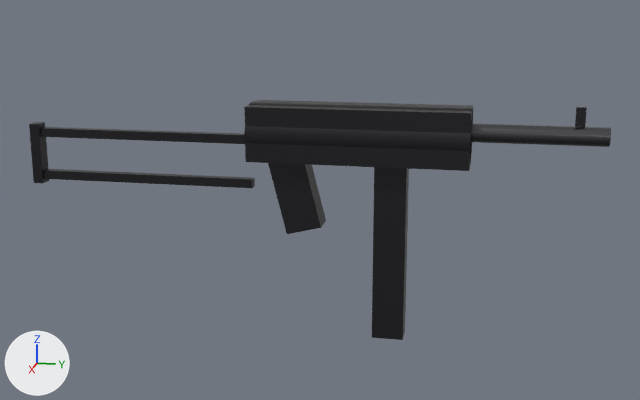
What one commit did to the glTF model assets/models/weapons/m3.glb.
Rendered twice from a 50 mm lens placed at (0.943, 0.205, 0.19), pointed at (-0.004, 0.016, -0.047). The axes (+X, +Y, +Z) are drawn at lower left. The lights are the same throughout. The older version comes first. Vertices at exactly the same position are counted once.

The older version as bpy lines, for what is in view:
```python
mat_metal = principled_material('metal')
mat_metal.base_color = (0.045, 0.045, 0.05)  # dark grey #3c3c3f
mat_metal.metallic = 0.9
mat_metal.roughness = 0.38
me_m3_lod0 = bpy.data.meshes.new('m3_LOD0')
me_m3_lod0.from_pydata(...)  # 96 vertices, 156 faces; spans x -0.033..0.033, y -0.326..0.32, z -0.2..0.065
# faces by material slot: [120, 36]
me_m3_lod0.materials.append(mat_metal)  # dark grey #3c3c3f
me_m3_lod0.materials.append(mat_steel)  # dark grey #5d5d61
ob_m3_lod0 = bpy.data.objects.new('m3_LOD0', me_m3_lod0)
ob_m3_lod0.location = (0.0, 0.0, 0.0)
```
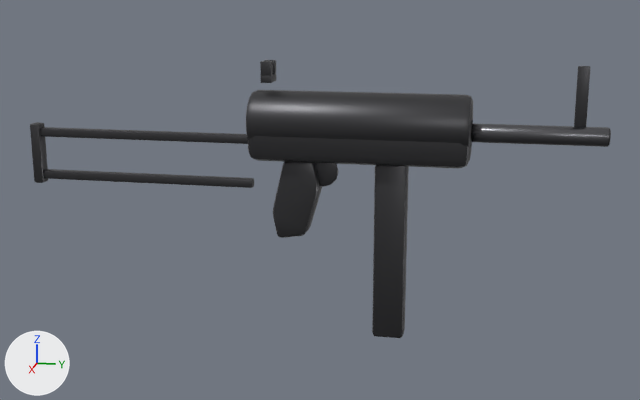
Edits to the bpy script that builds the scene:
```text
Change mat_metal:
    mat_metal.base_color: (0.045, 0.045, 0.05) -> (0.075, 0.075, 0.08)  # dark grey #3c3c3f -> dark grey #4d4d50
Change me_m3_lod0:
    used by ob_m3_lod0; location = (0.0, 0.0, 0.0)
    remove me_m3_lod0.from_pydata(...)  # 96 vertices, 156 faces; spans x -0.033..0.033, y -0.326..0.32, z -0.2..0.065
    add me_m3_lod0.from_pydata(...)  # 884 vertices, 1716 faces; spans x -0.033..0.033, y -0.326..0.32, z -0.2..0.107
    me_m3_lod0 part 1: the loose piece of 20 vertices spanning x -0.033..0.033, y -0.06..0.18, z -0.001..0.061 is rebuilt with 56 vertices and now spans x -0.03..0.03, y -0.06..0.18, z 0.0..0.06
    me_m3_lod0 part 2: the loose piece of 20 vertices spanning x -0.01..0.01, y 0.18..0.32, z 0.025..0.045 is rebuilt with 96 vertices and now spans x -0.01..0.01, y 0.18..0.32, z 0.025..0.045
    me_m3_lod0 part 3: the loose piece of 8 vertices spanning x -0.03..0.03, y -0.06..0.18, z 0.0..0.06 is rebuilt with 108 vertices and now spans x -0.033..0.033, y -0.06..0.18, z 0.01..0.074
    me_m3_lod0 part 4: the loose piece of 8 vertices spanning x -0.005..0.005, y -0.32..-0.06, z -0.035..-0.025 is rebuilt with 56 vertices and now spans x -0.005..0.005, y -0.32..-0.06, z -0.035..-0.025
    me_m3_lod0 part 5: the loose piece of 8 vertices spanning x -0.002..0.002, y 0.285..0.295, z 0.045..0.065 is rebuilt with 56 vertices and now spans x -0.002..0.002, y 0.284..0.296, z 0.043..0.107
    me_m3_lod0 part 6: the loose piece of 8 vertices spanning x -0.007..0.007, y -0.326..-0.314, z -0.04..0.03 is rebuilt with 56 vertices and now spans x -0.007..0.007, y -0.326..-0.314, z -0.04..0.03
    me_m3_lod0 part 7: the loose piece of 8 vertices spanning x -0.013..0.013, y 0.079..0.113, z -0.2..0.0 is rebuilt with 56 vertices and now spans x -0.013..0.013, y 0.079..0.113, z -0.2..0.0
    me_m3_lod0 part 8: the loose piece of 8 vertices spanning x -0.015..0.015, y -0.041..0.021, z -0.084..0.014 is rebuilt with 108 vertices and now spans x -0.015..0.015, y -0.035..0.017, z -0.089..0.0
    me_m3_lod0 part 9: the loose piece of 8 vertices spanning x -0.005..0.005, y -0.32..-0.06, z 0.015..0.025 is rebuilt with 56 vertices and now spans x -0.005..0.005, y -0.32..-0.06, z 0.015..0.025
    me_m3_lod0 part 10: a new loose piece of 68 vertices spanning x 0.0..0.006, y 0.002..0.038, z -0.03..0.006, in mat_metal (dark grey #4d4d50)
    me_m3_lod0 part 11: a new loose piece of 56 vertices spanning x -0.012..-0.005, y -0.047..-0.035, z 0.091..0.107, in mat_metal (dark grey #4d4d50)
    me_m3_lod0 part 12: a new loose piece of 56 vertices spanning x 0.005..0.012, y -0.047..-0.035, z 0.091..0.107, in mat_metal (dark grey #4d4d50)
    me_m3_lod0 part 13: a new loose piece of 56 vertices spanning x -0.012..0.012, y -0.047..-0.035, z 0.084..0.092, in mat_metal (dark grey #4d4d50)
```

Pixel boxes [x1, y1, x2, y2] of what changed, in the pictures (640 x 400 px):
'm3_LOD0', reshaped (16% taller)
    before: [29, 100, 611, 340]
    after: [30, 60, 611, 338]
part 1 of me_m3_lod0, rebuilt
    before: [244, 101, 473, 165]
    after: [248, 119, 473, 168]
part 2 of me_m3_lod0, rebuilt
    before: [471, 123, 611, 147]
    after: [471, 124, 611, 147]
part 3 of me_m3_lod0, rebuilt
    before: [244, 100, 473, 171]
    after: [246, 90, 473, 149]
part 4 of me_m3_lod0, rebuilt
    before: [43, 169, 255, 188]
    after: [43, 169, 254, 188]
part 5 of me_m3_lod0, rebuilt
    before: [575, 107, 587, 127]
    after: [574, 66, 590, 127]
part 6 of me_m3_lod0, rebuilt (10% narrower)
    before: [29, 122, 49, 183]
    after: [30, 122, 48, 183]
part 7 of me_m3_lod0, rebuilt
    before: [372, 167, 409, 340]
    after: [372, 165, 409, 338]
part 8 of me_m3_lod0, rebuilt
    before: [268, 163, 326, 234]
    after: [273, 162, 322, 238]
part 9 of me_m3_lod0, rebuilt
    before: [40, 127, 245, 144]
    after: [40, 127, 248, 144]
part 10 of me_m3_lod0, added
    after: [315, 163, 339, 187]
part 11 of me_m3_lod0, added
    after: [264, 60, 276, 74]
part 12 of me_m3_lod0, added
    after: [260, 61, 273, 76]
part 13 of me_m3_lod0, added
    after: [260, 74, 276, 83]
